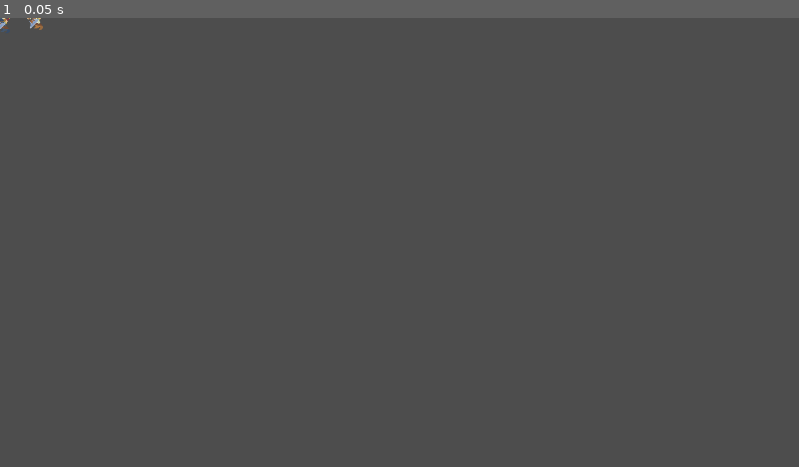
Above: before the commit, frame 1.
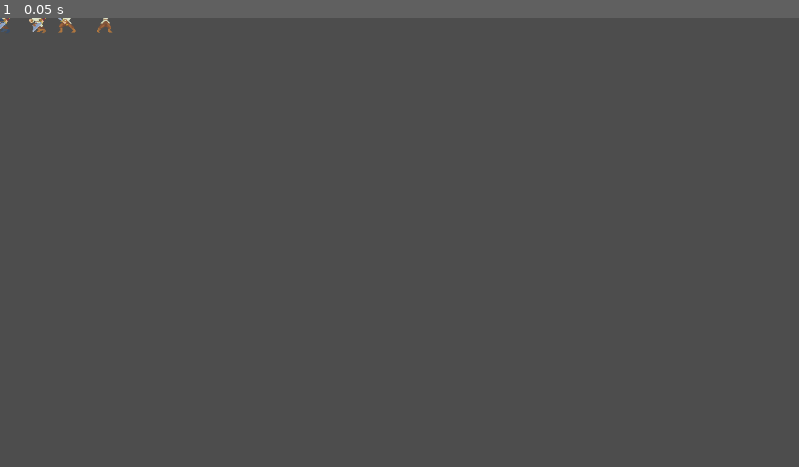
Above: after the commit, the same moment.

Repository: IUNUM/Appventure-game
Game: Godot game, scene res://main.tscn
Same seed, same stepped clock (60 frames per second), same inputs: the game is played once before the commit and once after it. The project has no main scene, so this scene is started directly.
Inputs:
- Up to frame 1 (0.05 s): no input

The runs differ from the first frame. In frame 1, 0.1% of the frame differs, in the area x 3-15%, y 0-4%.

Commit message:
Update main.tscn

Diff:
--- a/main.tscn
+++ b/main.tscn
@@ -9,13 +9,37 @@
 [ext_resource type="Texture2D" uid="uid://7vfbprjsf8f1" path="res://Bandits/Sprites/Heavy Bandit/Run/HeavyBandit_Run_6.png" id="7_ryguw"]
 [ext_resource type="Texture2D" uid="uid://b0djexs02o2br" path="res://Bandits/Sprites/Heavy Bandit/Run/HeavyBandit_Run_7.png" id="8_d13ii"]
 [ext_resource type="Texture2D" uid="uid://bjyj56oegunly" path="res://Bandits/Sprites/Light Bandit/Run/LightBandit_Run_0.png" id="9_1u8w0"]
+[ext_resource type="Texture2D" uid="uid://dwu6voogikdsd" path="res://Bandits/Sprites/Heavy Bandit/Idle/HeavyBandit_Idle_0.png" id="9_h8e4i"]
 [ext_resource type="Texture2D" uid="uid://cr32k3t4a02vh" path="res://Bandits/Sprites/Light Bandit/Run/LightBandit_Run_1.png" id="10_0odxb"]
+[ext_resource type="Texture2D" uid="uid://5rimkd2x206x" path="res://Bandits/Sprites/Heavy Bandit/Idle/HeavyBandit_Idle_1.png" id="10_4lmeg"]
+[ext_resource type="Texture2D" uid="uid://fkhunakblbaw" path="res://Bandits/Sprites/Heavy Bandit/Idle/HeavyBandit_Idle_2.png" id="11_0cp0l"]
 [ext_resource type="Texture2D" uid="uid://ulc24wio2wbw" path="res://Bandits/Sprites/Light Bandit/Run/LightBandit_Run_2.png" id="11_lswn8"]
 [ext_resource type="Texture2D" uid="uid://888ha7d8sukh" path="res://Bandits/Sprites/Light Bandit/Run/LightBandit_Run_3.png" id="12_a6jrf"]
+[ext_resource type="Texture2D" uid="uid://cbacb2btkhwcc" path="res://Bandits/Sprites/Heavy Bandit/Idle/HeavyBandit_Idle_3.png" id="12_d2t1y"]
+[ext_resource type="Texture2D" uid="uid://ucf7ekgk1bme" path="res://Bandits/Sprites/Heavy Bandit/Attack/HeavyBandit_Attack_0.png" id="13_gngh3"]
 [ext_resource type="Texture2D" uid="uid://drw70hmo0u6is" path="res://Bandits/Sprites/Light Bandit/Run/LightBandit_Run_4.png" id="13_xuqvo"]
+[ext_resource type="Texture2D" uid="uid://bji4avgs642vi" path="res://Bandits/Sprites/Heavy Bandit/Attack/HeavyBandit_Attack_1.png" id="14_0n3wm"]
 [ext_resource type="Texture2D" uid="uid://cir3ys4ptjbk8" path="res://Bandits/Sprites/Light Bandit/Run/LightBandit_Run_5.png" id="14_qsp4k"]
 [ext_resource type="Texture2D" uid="uid://cs1pkv6y0fvvc" path="res://Bandits/Sprites/Light Bandit/Run/LightBandit_Run_6.png" id="15_kq58d"]
+[ext_resource type="Texture2D" uid="uid://bgxurod36e676" path="res://Bandits/Sprites/Heavy Bandit/Attack/HeavyBandit_Attack_2.png" id="15_qnost"]
 [ext_resource type="Texture2D" uid="uid://x7wg20jb734w" path="res://Bandits/Sprites/Light Bandit/Run/LightBandit_Run_7.png" id="16_seu75"]
+[ext_resource type="Texture2D" uid="uid://dytbol1x5llb7" path="res://Bandits/Sprites/Heavy Bandit/Attack/HeavyBandit_Attack_3.png" id="16_wnkbs"]
+[ext_resource type="Texture2D" uid="uid://5thnttkqpudv" path="res://Bandits/Sprites/Heavy Bandit/Attack/HeavyBandit_Attack_4.png" id="17_f6a44"]
+[ext_resource type="Texture2D" uid="uid://dbaabgnvgkxhk" path="res://Bandits/Sprites/Heavy Bandit/Attack/HeavyBandit_Attack_5.png" id="18_0cbny"]
+[ext_resource type="Texture2D" uid="uid://dlkgyou6qeq5i" path="res://Bandits/Sprites/Heavy Bandit/Attack/HeavyBandit_Attack_6.png" id="19_hrvbo"]
+[ext_resource type="Texture2D" uid="uid://c3qy4b33pnxv7" path="res://Bandits/Sprites/Heavy Bandit/Attack/HeavyBandit_Attack_7.png" id="20_uypp3"]
+[ext_resource type="Texture2D" uid="uid://cvcek8dmlsdse" path="res://Bandits/Sprites/Light Bandit/Combat Idle/LightBandit_Combat Idle_0.png" id="29_blkrb"]
+[ext_resource type="Texture2D" uid="uid://cisdr0i4eff0y" path="res://Bandits/Sprites/Light Bandit/Combat Idle/LightBandit_Combat Idle_1.png" id="30_abqjc"]
+[ext_resource type="Texture2D" uid="uid://31x3g25v1dbl" path="res://Bandits/Sprites/Light Bandit/Combat Idle/LightBandit_Combat Idle_2.png" id="31_6iyjs"]
+[ext_resource type="Texture2D" uid="uid://cbanhwcuy5r0h" path="res://Bandits/Sprites/Light Bandit/Combat Idle/LightBandit_Combat Idle_3.png" id="32_4w656"]
+[ext_resource type="Texture2D" uid="uid://djxqehjf3s8wx" path="res://Bandits/Sprites/Light Bandit/Attack/LightBandit_Attack_0.png" id="33_e71vb"]
+[ext_resource type="Texture2D" uid="uid://3qt1ejr8su62" path="res://Bandits/Sprites/Light Bandit/Attack/LightBandit_Attack_1.png" id="34_rnkwl"]
+[ext_resource type="Texture2D" uid="uid://nl8uyk7ehdcs" path="res://Bandits/Sprites/Light Bandit/Attack/LightBandit_Attack_2.png" id="35_vke2r"]
+[ext_resource type="Texture2D" uid="uid://dqlvb4wmvmx5t" path="res://Bandits/Sprites/Light Bandit/Attack/LightBandit_Attack_3.png" id="36_uit24"]
+[ext_resource type="Texture2D" uid="uid://dcs4otiv4ea1c" path="res://Bandits/Sprites/Light Bandit/Attack/LightBandit_Attack_4.png" id="37_ruth0"]
+[ext_resource type="Texture2D" uid="uid://bgky83jyybpfe" path="res://Bandits/Sprites/Light Bandit/Attack/LightBandit_Attack_5.png" id="38_rm4vd"]
+[ext_resource type="Texture2D" uid="uid://c2t7ougynl016" path="res://Bandits/Sprites/Light Bandit/Attack/LightBandit_Attack_6.png" id="39_pjyto"]
+[ext_resource type="Texture2D" uid="uid://b172sftlpnpy" path="res://Bandits/Sprites/Light Bandit/Attack/LightBandit_Attack_7.png" id="40_sm6fg"]
 
 [sub_resource type="SpriteFrames" id="SpriteFrames_7dm0k"]
 animations = [{
@@ -49,6 +73,58 @@
 "speed": 8.0
 }]
 
+[sub_resource type="SpriteFrames" id="SpriteFrames_b17eg"]
+animations = [{
+"frames": [{
+"duration": 1.0,
+"texture": ExtResource("9_h8e4i")
+}, {
+"duration": 1.0,
+"texture": ExtResource("10_4lmeg")
+}, {
+"duration": 1.0,
+"texture": ExtResource("11_0cp0l")
+}, {
+"duration": 1.0,
+"texture": ExtResource("12_d2t1y")
+}],
+"loop": true,
+"name": &"default",
+"speed": 8.0
+}]
+
+[sub_resource type="SpriteFrames" id="SpriteFrames_ntx8l"]
+animations = [{
+"frames": [{
+"duration": 1.0,
+"texture": ExtResource("13_gngh3")
+}, {
+"duration": 1.0,
+"texture": ExtResource("14_0n3wm")
+}, {
+"duration": 1.0,
+"texture": ExtResource("15_qnost")
+}, {
+"duration": 1.0,
+"texture": ExtResource("16_wnkbs")
+}, {
+"duration": 1.0,
+"texture": ExtResource("17_f6a44")
+}, {
+"duration": 1.0,
+"texture": ExtResource("18_0cbny")
+}, {
+"duration": 1.0,
+"texture": ExtResource("19_hrvbo")
+}, {
+"duration": 1.0,
+"texture": ExtResource("20_uypp3")
+}],
+"loop": true,
+"name": &"default",
+"speed": 8.0
+}]
+
 [sub_resource type="SpriteFrames" id="SpriteFrames_ig7tw"]
 animations = [{
 "frames": [{
@@ -81,6 +157,58 @@
 "speed": 8.0
 }]
 
+[sub_resource type="SpriteFrames" id="SpriteFrames_uatky"]
+animations = [{
+"frames": [{
+"duration": 1.0,
+"texture": ExtResource("29_blkrb")
+}, {
+"duration": 1.0,
+"texture": ExtResource("30_abqjc")
+}, {
+"duration": 1.0,
+"texture": ExtResource("31_6iyjs")
+}, {
+"duration": 1.0,
+"texture": ExtResource("32_4w656")
+}],
+"loop": true,
+"name": &"default",
+"speed": 8.0
+}]
+
+[sub_resource type="SpriteFrames" id="SpriteFrames_rqtf5"]
+animations = [{
+"frames": [{
+"duration": 1.0,
+"texture": ExtResource("33_e71vb")
+}, {
+"duration": 1.0,
+"texture": ExtResource("34_rnkwl")
+}, {
+"duration": 1.0,
+"texture": ExtResource("35_vke2r")
+}, {
+"duration": 1.0,
+"texture": ExtResource("36_uit24")
+}, {
+"duration": 1.0,
+"texture": ExtResource("37_ruth0")
+}, {
+"duration": 1.0,
+"texture": ExtResource("38_rm4vd")
+}, {
+"duration": 1.0,
+"texture": ExtResource("39_pjyto")
+}, {
+"duration": 1.0,
+"texture": ExtResource("40_sm6fg")
+}],
+"loop": true,
+"name": &"default",
+"speed": 8.0
+}]
+
 [node name="Node" type="Node"]
 
 [node name="Yue Heng" type="CharacterBody2D" parent="."]
@@ -88,12 +216,36 @@
 [node name="Running" type="AnimatedSprite2D" parent="Yue Heng"]
 texture_filter = 1
 sprite_frames = SubResource("SpriteFrames_7dm0k")
-frame_progress = 0.224213
+frame_progress = 0.0855188
+
+[node name="Idle" type="AnimatedSprite2D" parent="Yue Heng"]
+texture_filter = 1
+position = Vector2(-46, 1)
+sprite_frames = SubResource("SpriteFrames_b17eg")
+frame_progress = 8.12121e-05
+
+[node name="Attack" type="AnimatedSprite2D" parent="Yue Heng"]
+texture_filter = 1
+position = Vector2(-86, 1)
+sprite_frames = SubResource("SpriteFrames_ntx8l")
+frame_progress = 0.248983
 
 [node name="Simu" type="CharacterBody2D" parent="."]
 
-[node name="AnimatedSprite2D" type="AnimatedSprite2D" parent="Simu"]
-texture_filter = 1
-position = Vector2(48, -5)
+[node name="Running" type="AnimatedSprite2D" parent="Simu"]
+texture_filter = 1
+position = Vector2(52, 0)
 sprite_frames = SubResource("SpriteFrames_ig7tw")
-frame_progress = 0.977741
+frame_progress = 0.839047
+
+[node name="Idle" type="AnimatedSprite2D" parent="Simu"]
+texture_filter = 1
+position = Vector2(95, -1)
+sprite_frames = SubResource("SpriteFrames_uatky")
+frame_progress = 0.420143
+
+[node name="Attack" type="AnimatedSprite2D" parent="Simu"]
+texture_filter = 1
+position = Vector2(152, -1)
+sprite_frames = SubResource("SpriteFrames_rqtf5")
+frame_progress = 0.349718
Not shown: 1 places in main.tscn that only renumber resources
